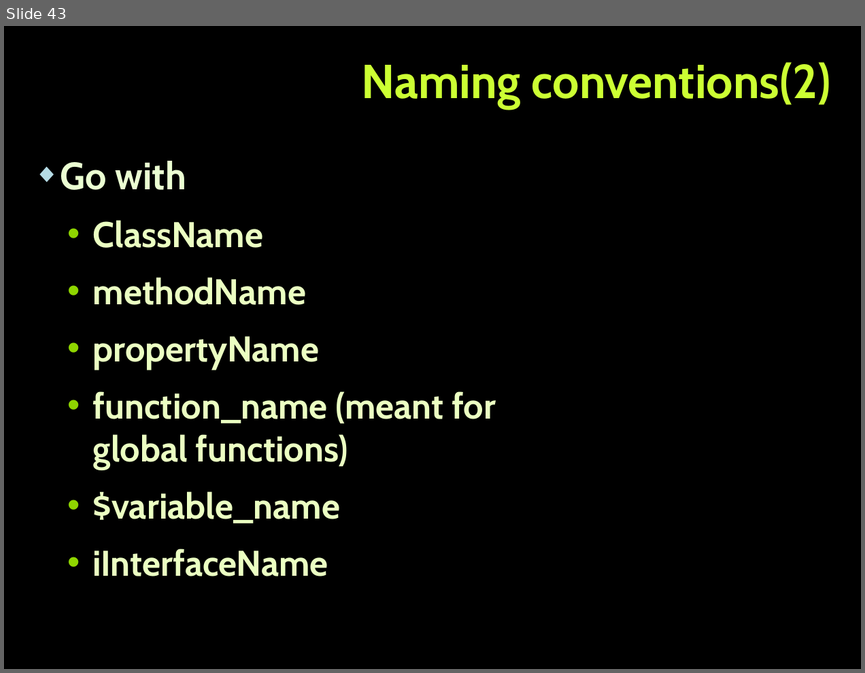
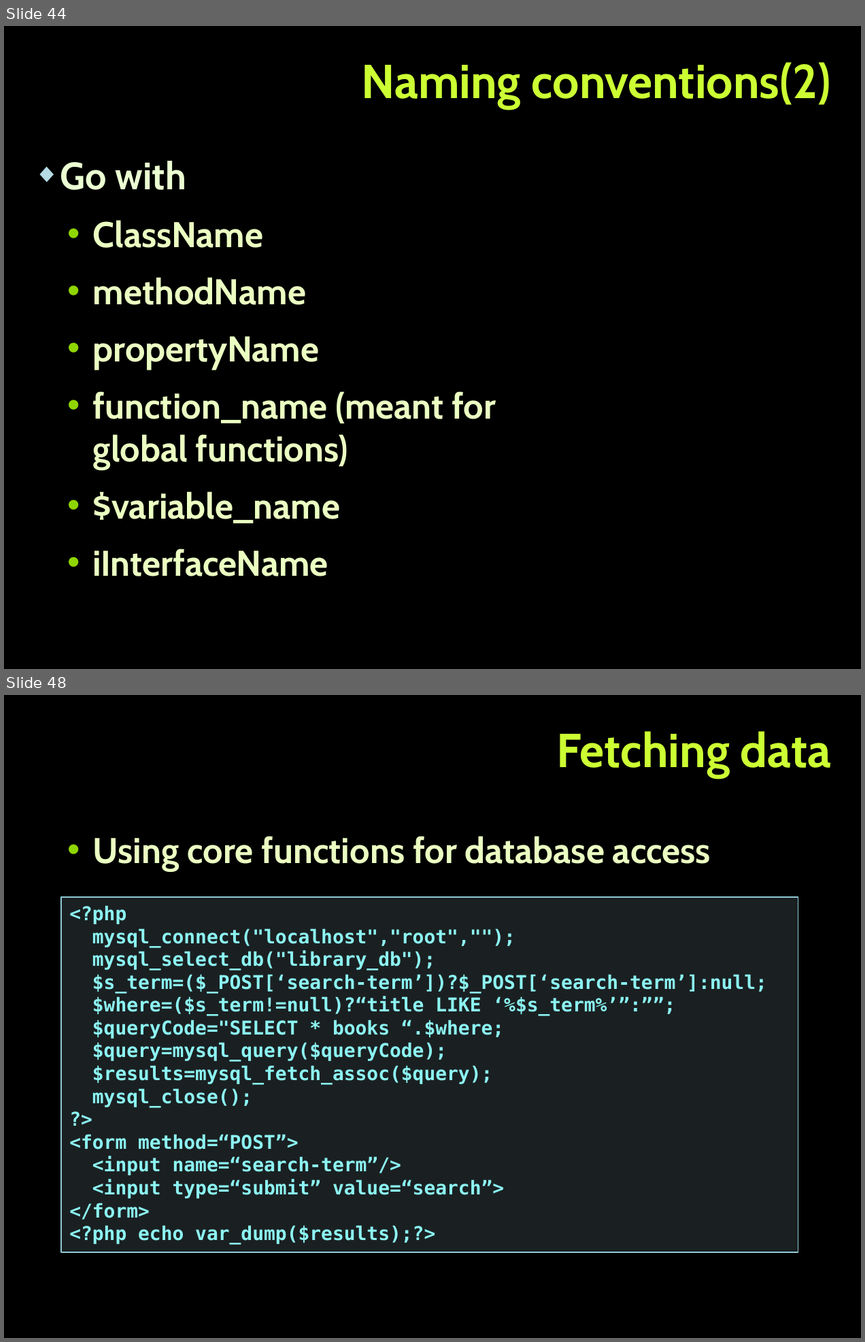
Before and after one commit to tanzhur/PHP_MVC-seminar, a slide deck: PHP_MVC.pptx. Shown one above the other, each under a label of ours: slide 43 before the commit, slides 44 and 48 after it; the slides between them are not shown. The pictures are 865x673 and 865x1342 pixels, drawn with LibreOffice and Linux fonts; fonts in the diff are those of the drawing; background and template pictures are left out. Boxes give left, top, right and bottom in pixels: in the first picture for what was removed or moved away, otherwise in the second. Text is boxed around its words. In the diff, an @@ line names an element or a change of style, - is before the commit and + after.

```diff
--- a/PHP_MVC.pptx
+++ b/PHP_MVC.pptx
@@ slide 48 added at bbox=[4, 695, 861, 1338], background picture (left out) @@
@@ title added at bbox=[557, 731, 831, 778], 40 pt, text #CCFF33, bold @@
+Fetching data
@@ text added at bbox=[93, 836, 711, 871], 30 pt, text #EBFFC2, bold @@
+  • Using core functions for database access
@@ rectangle added at bbox=[61, 897, 798, 1252], fill #B5DBE5 at 15% opacity, outline #90CAD7 1 pt, 16 pt, text #8CF4F2, bold @@
+<?php
+mysql_connect("localhost","root","");
+mysql_select_db("library_db");
+$s_term=($_POST[‘search-term’])?$_POST[‘search-term’]:null;
+$where=($s_term!=null)?“title LIKE ‘%$s_term%’”:””;
+$queryCode="SELECT * books “.$where;
+$query=mysql_query($queryCode);
+$results=mysql_fetch_assoc($query);
+mysql_close();
+?>
+<form method=“POST”>
+<input name=“search-term”/>
+<input type=“submit” value=“search”>
+</form>
+<?php echo var_dump($results);?>
@@ what was slide 43 is now slide 44 @@
```
Also in this commit, not shown: 1 slide changed, 8 other slides added, 1 other file.
